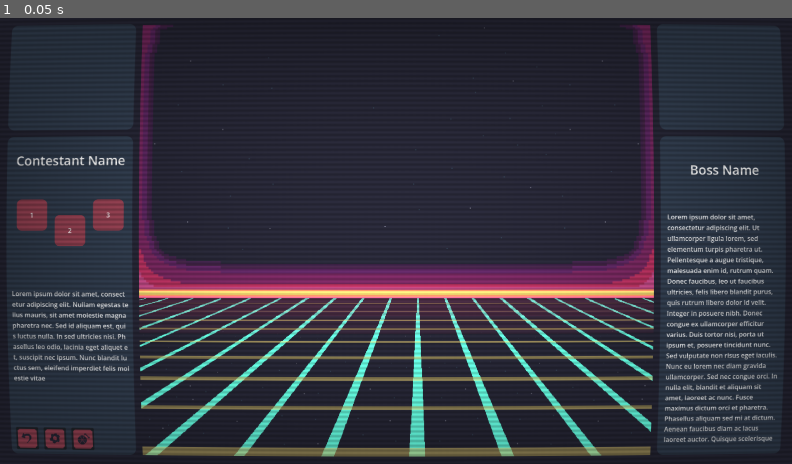
Above: before the commit, frame 1.
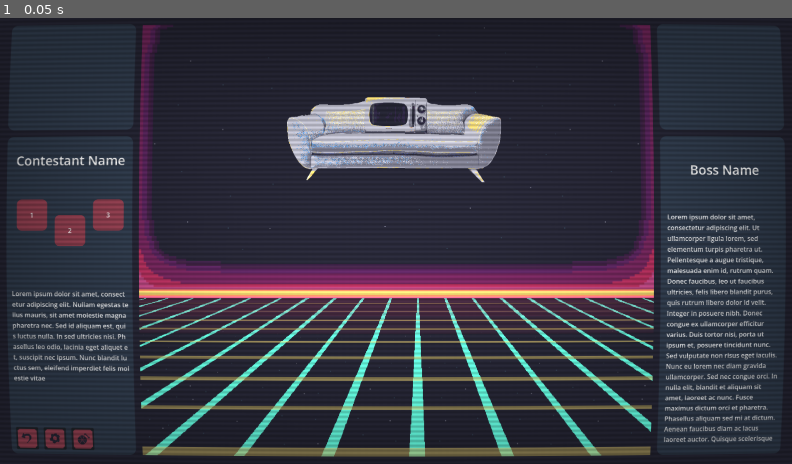
Above: after the commit, the same moment.

Repository: Dragos-F/spinner-autobattler
Game: Godot game, scene res://Scenes/MainScene.tscn
The game is run twice, just before and just after one commit, with the same random seed, the same clock (stepped at 60 frames per second) and the same inputs. This scene is started directly instead of the project's main scene. The engine's default icon, where the game draws it, is replaced by a stand-in: a white triangle on a blue panel in a dark square.
Inputs:
- Up to frame 1 (0.05 s): no input

The runs differ from the first frame. In frame 1, 3.5% of the frame differs, in the area x 36-64%, y 17-37%.

Commit message:
+Enemy and Enemy Collection resources, Game Manager & Enemy Loading

Diff:
--- a/Resources/Enemies/Microwave_Sofa.tres
+++ b/Resources/Enemies/Microwave_Sofa.tres
@@ -2,6 +2,7 @@
 
 [ext_resource type="Script" uid="uid://d3x3oteco8a5u" path="res://Scripts/enemy_template.gd" id="1_kso0c"]
 [ext_resource type="Texture2D" uid="uid://cx68bm1vlukjy" path="res://VisualAssets/Enemies/MicrowaveSofa.png" id="1_uqq3l"]
+[ext_resource type="Script" uid="uid://bgfl1jrent3ce" path="res://Scripts/item_brain.gd" id="2_pnpky"]
 
 [resource]
 script = ExtResource("1_kso0c")
--- /dev/null
+++ b/Resources/EnemyCollections/all_enemies.tres
@@ -0,0 +1,11 @@
+[gd_resource type="Resource" script_class="EnemyCollection" format=3 uid="uid://bjy2m67jaj3j8"]
+
+[ext_resource type="Script" uid="uid://d3x3oteco8a5u" path="res://Scripts/enemy_template.gd" id="1_vyqp4"]
+[ext_resource type="Resource" uid="uid://cb18a0eqfgbf8" path="res://Resources/Enemies/Microwave_Sofa.tres" id="2_sqg1o"]
+[ext_resource type="Script" uid="uid://crtclueovnj4u" path="res://enemy_collection.gd" id="2_w5pqv"]
+
+[resource]
+script = ExtResource("2_w5pqv")
+CollectionName = "all enemies"
+Contents = Array[ExtResource("1_vyqp4")]([ExtResource("2_sqg1o")])
+metadata/_custom_type_script = "uid://crtclueovnj4u"
--- a/Scenes/MainScene.tscn
+++ b/Scenes/MainScene.tscn
@@ -8,7 +8,11 @@
 [ext_resource type="Texture2D" uid="uid://da13mmeakbrei" path="res://VisualAssets/Button_Settings.png" id="4_f140w"]
 [ext_resource type="Texture2D" uid="uid://dnk5bsy5s0abm" path="res://VisualAssets/Background_Sidebar.png" id="4_q68mp"]
 [ext_resource type="Texture2D" uid="uid://bnqac3dw0lqua" path="res://VisualAssets/Button_Spinners.png" id="5_0iob3"]
+[ext_resource type="Texture2D" uid="uid://5j4kojdswfcv" path="res://icon.svg" id="7_xb4mg"]
 [ext_resource type="Shader" uid="uid://clnufak16mqyj" path="res://VisualAssets/CRTTest3.gdshader" id="9_0iob3"]
+[ext_resource type="Script" uid="uid://beya8h2388uo2" path="res://Scripts/game_manager.gd" id="10_4b75m"]
+[ext_resource type="Script" uid="uid://crtclueovnj4u" path="res://enemy_collection.gd" id="12_xb4mg"]
+[ext_resource type="Resource" uid="uid://bjy2m67jaj3j8" path="res://Resources/EnemyCollections/all_enemies.tres" id="13_6t1o7"]
 
 [sub_resource type="StyleBoxTexture" id="StyleBoxTexture_hk511"]
 texture = ExtResource("1_7rqgy")
@@ -213,6 +217,17 @@
 offset_bottom = 1068.0
 theme_override_styles/panel = SubResource("StyleBoxTexture_ntio1")
 
+[node name="EnemyImage" type="TextureRect" parent="UIParent/CenterPlayArea" unique_id=923369979]
+layout_mode = 0
+offset_left = -17.0
+offset_top = -222.99998
+offset_right = 1231.0
+offset_bottom = 835.0
+scale = Vector2(0.44000077, 0.44000077)
+pivot_offset = Vector2(639, 508)
+texture = ExtResource("7_xb4mg")
+stretch_mode = 5
+
 [node name="EnemyPortrait" type="PanelContainer" parent="UIParent" unique_id=1423755693]
 layout_mode = 0
 offset_left = 1600.0
@@ -295,3 +310,8 @@
 grow_horizontal = 2
 grow_vertical = 2
 mouse_filter = 2
+
+[node name="GameManager" type="Node" parent="." unique_id=1200465407 node_paths=PackedStringArray("EnemyDisplay")]
+script = ExtResource("10_4b75m")
+EnemyDisplay = NodePath("../UIParent/CenterPlayArea/EnemyImage")
+EnemyCollections = Array[ExtResource("12_xb4mg")]([ExtResource("13_6t1o7")])
--- a/Scenes/test_scene.tscn
+++ b/Scenes/test_scene.tscn
@@ -60,20 +60,20 @@
 
 [connection signal="mouse_entered" from="Node2D2/WheelTest/TemplatePolygon2D/Area2D" to="Node2D2/WheelTest/TemplatePolygon2D" method="_on_area_2d_mouse_entered"]
 [connection signal="mouse_exited" from="Node2D2/WheelTest/TemplatePolygon2D/Area2D" to="Node2D2/WheelTest/TemplatePolygon2D" method="_on_area_2d_mouse_exited"]
-[connection signal="mouse_entered" from="Node2D2/WheelTest/@Node2D@19822/TemplatePolygon2D/Area2D" to="Node2D2/WheelTest/@Node2D@19822/TemplatePolygon2D" method="_on_area_2d_mouse_entered"]
-[connection signal="mouse_exited" from="Node2D2/WheelTest/@Node2D@19822/TemplatePolygon2D/Area2D" to="Node2D2/WheelTest/@Node2D@19822/TemplatePolygon2D" method="_on_area_2d_mouse_exited"]
-[connection signal="mouse_entered" from="Node2D2/WheelTest/@Node2D@19823/TemplatePolygon2D/Area2D" to="Node2D2/WheelTest/@Node2D@19823/TemplatePolygon2D" method="_on_area_2d_mouse_entered"]
-[connection signal="mouse_exited" from="Node2D2/WheelTest/@Node2D@19823/TemplatePolygon2D/Area2D" to="Node2D2/WheelTest/@Node2D@19823/TemplatePolygon2D" method="_on_area_2d_mouse_exited"]
-[connection signal="mouse_entered" from="Node2D2/WheelTest/@Node2D@19824/TemplatePolygon2D/Area2D" to="Node2D2/WheelTest/@Node2D@19824/TemplatePolygon2D" method="_on_area_2d_mouse_entered"]
-[connection signal="mouse_exited" from="Node2D2/WheelTest/@Node2D@19824/TemplatePolygon2D/Area2D" to="Node2D2/WheelTest/@Node2D@19824/TemplatePolygon2D" method="_on_area_2d_mouse_exited"]
-[connection signal="mouse_entered" from="Node2D2/WheelTest/@Node2D@19825/TemplatePolygon2D/Area2D" to="Node2D2/WheelTest/@Node2D@19825/TemplatePolygon2D" method="_on_area_2d_mouse_entered"]
-[connection signal="mouse_exited" from="Node2D2/WheelTest/@Node2D@19825/TemplatePolygon2D/Area2D" to="Node2D2/WheelTest/@Node2D@19825/TemplatePolygon2D" method="_on_area_2d_mouse_exited"]
-[connection signal="mouse_entered" from="Node2D2/WheelTest/@Node2D@19826/TemplatePolygon2D/Area2D" to="Node2D2/WheelTest/@Node2D@19826/TemplatePolygon2D" method="_on_area_2d_mouse_entered"]
-[connection signal="mouse_exited" from="Node2D2/WheelTest/@Node2D@19826/TemplatePolygon2D/Area2D" to="Node2D2/WheelTest/@Node2D@19826/TemplatePolygon2D" method="_on_area_2d_mouse_exited"]
-[connection signal="mouse_entered" from="Node2D2/WheelTest/@Node2D@19827/TemplatePolygon2D/Area2D" to="Node2D2/WheelTest/@Node2D@19827/TemplatePolygon2D" method="_on_area_2d_mouse_entered"]
-[connection signal="mouse_exited" from="Node2D2/WheelTest/@Node2D@19827/TemplatePolygon2D/Area2D" to="Node2D2/WheelTest/@Node2D@19827/TemplatePolygon2D" method="_on_area_2d_mouse_exited"]
-[connection signal="mouse_entered" from="Node2D2/WheelTest/@Node2D@19828/TemplatePolygon2D/Area2D" to="Node2D2/WheelTest/@Node2D@19828/TemplatePolygon2D" method="_on_area_2d_mouse_entered"]
-[connection signal="mouse_exited" from="Node2D2/WheelTest/@Node2D@19828/TemplatePolygon2D/Area2D" to="Node2D2/WheelTest/@Node2D@19828/TemplatePolygon2D" method="_on_area_2d_mouse_exited"]
-[connection signal="mouse_entered" from="Node2D2/WheelTest/@Node2D@19829/TemplatePolygon2D/Area2D" to="Node2D2/WheelTest/@Node2D@19829/TemplatePolygon2D" method="_on_area_2d_mouse_entered"]
-[connection signal="mouse_exited" from="Node2D2/WheelTest/@Node2D@19829/TemplatePolygon2D/Area2D" to="Node2D2/WheelTest/@Node2D@19829/TemplatePolygon2D" method="_on_area_2d_mouse_exited"]
+[connection signal="mouse_entered" from="Node2D2/WheelTest/@Node2D@33450/TemplatePolygon2D/Area2D" to="Node2D2/WheelTest/@Node2D@33450/TemplatePolygon2D" method="_on_area_2d_mouse_entered"]
+[connection signal="mouse_exited" from="Node2D2/WheelTest/@Node2D@33450/TemplatePolygon2D/Area2D" to="Node2D2/WheelTest/@Node2D@33450/TemplatePolygon2D" method="_on_area_2d_mouse_exited"]
+[connection signal="mouse_entered" from="Node2D2/WheelTest/@Node2D@33451/TemplatePolygon2D/Area2D" to="Node2D2/WheelTest/@Node2D@33451/TemplatePolygon2D" method="_on_area_2d_mouse_entered"]
+[connection signal="mouse_exited" from="Node2D2/WheelTest/@Node2D@33451/TemplatePolygon2D/Area2D" to="Node2D2/WheelTest/@Node2D@33451/TemplatePolygon2D" method="_on_area_2d_mouse_exited"]
+[connection signal="mouse_entered" from="Node2D2/WheelTest/@Node2D@33452/TemplatePolygon2D/Area2D" to="Node2D2/WheelTest/@Node2D@33452/TemplatePolygon2D" method="_on_area_2d_mouse_entered"]
+[connection signal="mouse_exited" from="Node2D2/WheelTest/@Node2D@33452/TemplatePolygon2D/Area2D" to="Node2D2/WheelTest/@Node2D@33452/TemplatePolygon2D" method="_on_area_2d_mouse_exited"]
+[connection signal="mouse_entered" from="Node2D2/WheelTest/@Node2D@33453/TemplatePolygon2D/Area2D" to="Node2D2/WheelTest/@Node2D@33453/TemplatePolygon2D" method="_on_area_2d_mouse_entered"]
+[connection signal="mouse_exited" from="Node2D2/WheelTest/@Node2D@33453/TemplatePolygon2D/Area2D" to="Node2D2/WheelTest/@Node2D@33453/TemplatePolygon2D" method="_on_area_2d_mouse_exited"]
+[connection signal="mouse_entered" from="Node2D2/WheelTest/@Node2D@33454/TemplatePolygon2D/Area2D" to="Node2D2/WheelTest/@Node2D@33454/TemplatePolygon2D" method="_on_area_2d_mouse_entered"]
+[connection signal="mouse_exited" from="Node2D2/WheelTest/@Node2D@33454/TemplatePolygon2D/Area2D" to="Node2D2/WheelTest/@Node2D@33454/TemplatePolygon2D" method="_on_area_2d_mouse_exited"]
+[connection signal="mouse_entered" from="Node2D2/WheelTest/@Node2D@33455/TemplatePolygon2D/Area2D" to="Node2D2/WheelTest/@Node2D@33455/TemplatePolygon2D" method="_on_area_2d_mouse_entered"]
+[connection signal="mouse_exited" from="Node2D2/WheelTest/@Node2D@33455/TemplatePolygon2D/Area2D" to="Node2D2/WheelTest/@Node2D@33455/TemplatePolygon2D" method="_on_area_2d_mouse_exited"]
+[connection signal="mouse_entered" from="Node2D2/WheelTest/@Node2D@33456/TemplatePolygon2D/Area2D" to="Node2D2/WheelTest/@Node2D@33456/TemplatePolygon2D" method="_on_area_2d_mouse_entered"]
+[connection signal="mouse_exited" from="Node2D2/WheelTest/@Node2D@33456/TemplatePolygon2D/Area2D" to="Node2D2/WheelTest/@Node2D@33456/TemplatePolygon2D" method="_on_area_2d_mouse_exited"]
+[connection signal="mouse_entered" from="Node2D2/WheelTest/@Node2D@33457/TemplatePolygon2D/Area2D" to="Node2D2/WheelTest/@Node2D@33457/TemplatePolygon2D" method="_on_area_2d_mouse_entered"]
+[connection signal="mouse_exited" from="Node2D2/WheelTest/@Node2D@33457/TemplatePolygon2D/Area2D" to="Node2D2/WheelTest/@Node2D@33457/TemplatePolygon2D" method="_on_area_2d_mouse_exited"]
 [connection signal="area_entered" from="WheelClicker/Area2D" to="WheelClicker" method="_on_area_2d_area_entered"]
--- a/Scripts/enemy_template.gd
+++ b/Scripts/enemy_template.gd
@@ -7,7 +7,8 @@
 
 @export var Name:String
 @export var BaseHealth:int
+@export var Items:Array[WheelItem]
 @export var Type:EnemyType
 @export var Description:String
 @export var Catchphrase:String
-@export var Graphic:Texture
+@export var Graphic:Texture2D
--- /dev/null
+++ b/Scripts/game_manager.gd
@@ -0,0 +1,25 @@
+extends Node
+
+@export var EnemyDisplay:TextureRect
+
+@export var EnemyCollections:Array[EnemyCollection]
+@export var ActiveEnemyCollection:int=0
+var StageNumber:int=0
+
+# Called when the node enters the scene tree for the first time.
+func _ready() -> void:
+	LoadRandomEnemy()
+	pass # Replace with function body.
+
+# Called every frame. 'delta' is the elapsed time since the previous frame.
+func _process(delta: float) -> void:
+	pass
+
+func LoadRandomEnemy():
+	print("loadrandomenemy")
+	var currentcollection = EnemyCollections[ActiveEnemyCollection]
+	LoadEnemy(currentcollection.Contents.pick_random())
+
+func LoadEnemy(enemy:Enemy):
+	print("loadenemy")
+	EnemyDisplay.texture = enemy.Graphic
--- /dev/null
+++ b/enemy_collection.gd
@@ -0,0 +1,5 @@
+extends Resource
+class_name EnemyCollection
+
+@export var CollectionName:String
+@export var Contents:Array[Enemy]
Not shown, added: Scripts/game_manager.gd.uid
Not shown, added: enemy_collection.gd.uid
